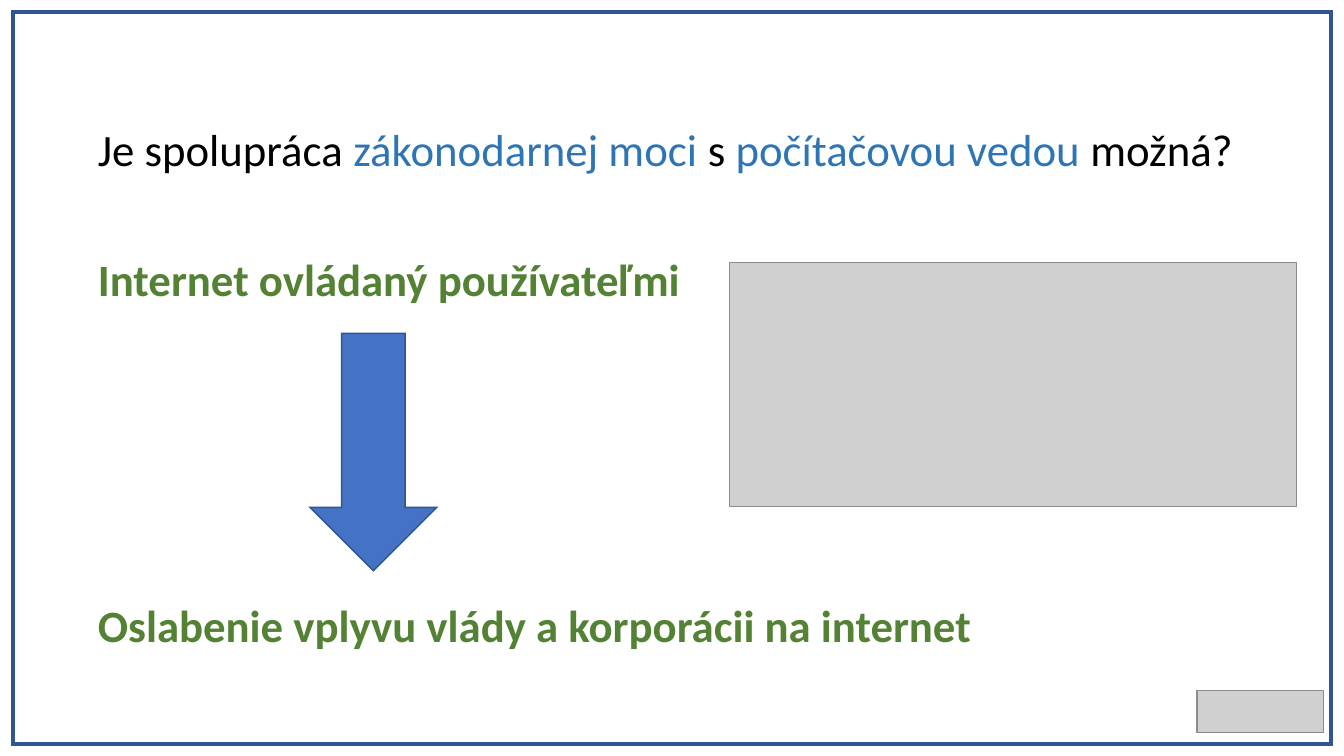
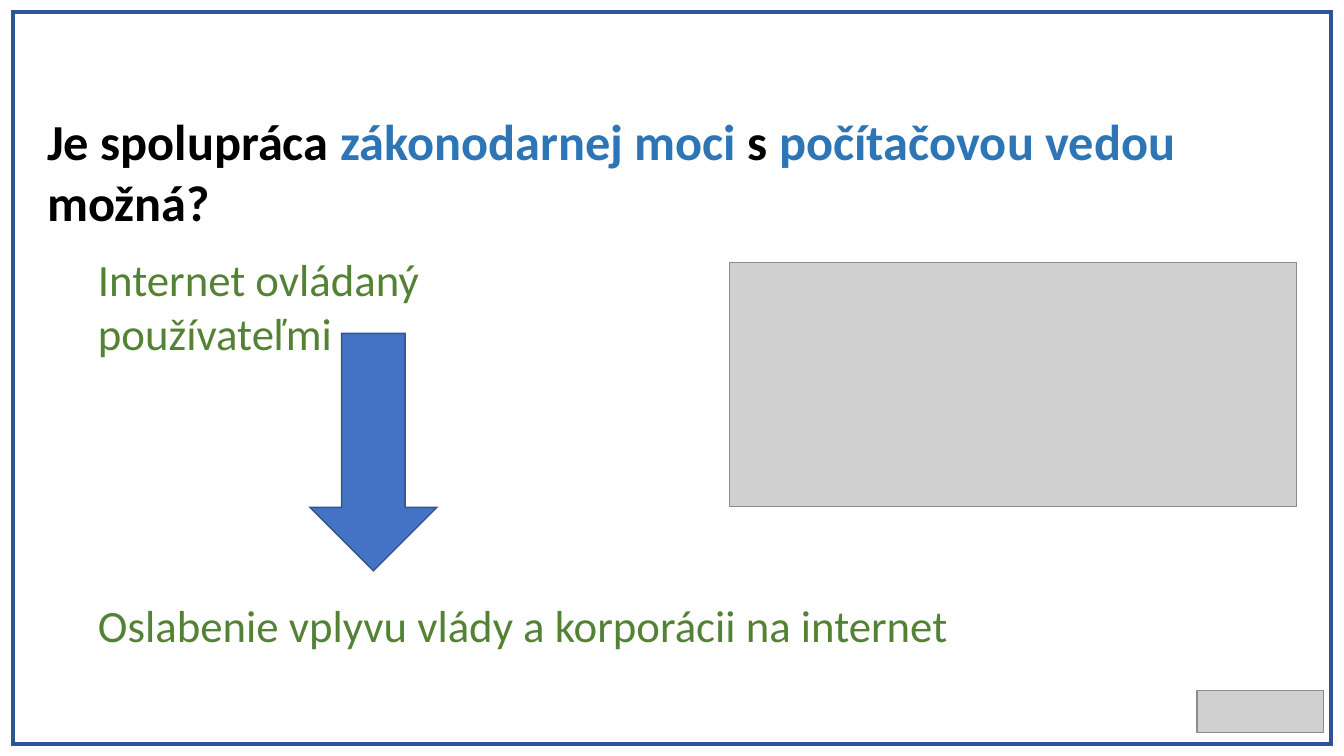
Before and after one commit to Realrio13/projekt, a slide deck: slide 10 of Prezentacia SPOJENA.pptx. Drawn at 1344x756 pixels with LibreOffice and Linux fonts; fonts in the diff are those of the drawing; grey boxes stand for pictures. Boxes give left, top, right and bottom in pixels: in the first picture for what was removed or moved away, otherwise in the second. Text is boxed around its words. In the diff, an @@ line names an element or a change of style, - is before the commit and + after.

```diff
--- a/Prezentacia SPOJENA.pptx
+++ b/Prezentacia SPOJENA.pptx
@@ text "Je spolupráca zákonodarnej moci s ...": place and size @@
-text "Je spolupráca zákonodarnej moci s ..." at [98, 135, 1232, 174]
+text "Je spolupráca zákonodarnej moci s ..." at [47, 124, 1175, 222]
@@ text "Je spolupráca zákonodarnej moci s ..." at [47, 124, 1175, 222]: size 32 to 36 pt, bold on @@
@@ text "Internet ovládaný používateľmi" at [98, 265, 418, 358]: bold off @@
@@ text "Oslabenie vplyvu vlády a korporácii ..." at [98, 611, 947, 650]: bold off @@
```
Also in this commit, not shown: 12 other slides changed.
